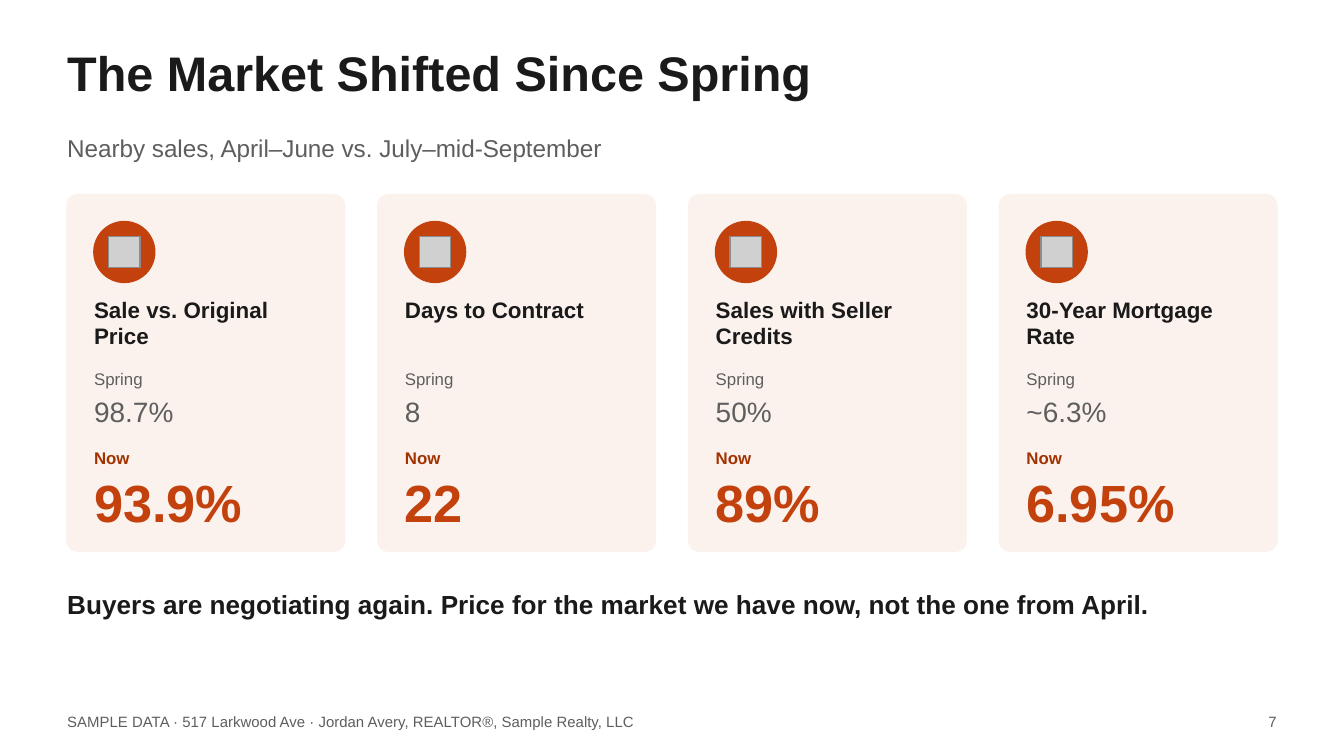
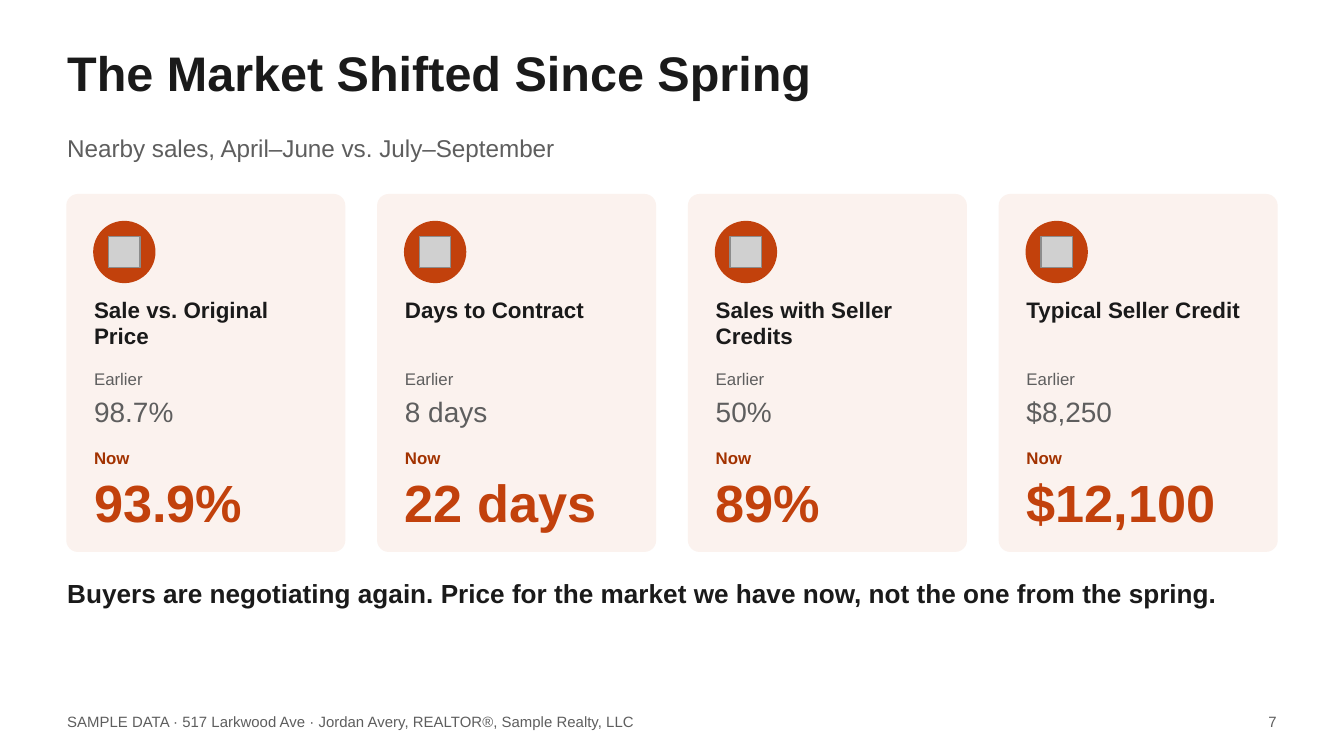
Before and after one commit to axelrivera/real-estate-skills, a slide deck: slide 7 of samples/seller-cma/517-Larkwood-Ave-Listing-Presentation.pptx. Drawn at 1344x756 pixels with LibreOffice and Linux fonts; fonts in the diff are those of the drawing; grey boxes stand for pictures. Boxes give left, top, right and bottom in pixels: in the first picture for what was removed or moved away, otherwise in the second. Text is boxed around its words. In the diff, an @@ line names an element or a change of style, - is before the commit and + after.

```diff
--- a/samples/seller-cma/517-Larkwood-Ave-Listing-Presentation.pptx
+++ b/samples/seller-cma/517-Larkwood-Ave-Listing-Presentation.pptx
@@ text at (67, 139, 554, 162): text changed @@
-Nearby sales, April–June vs. July–mid-September
+Nearby sales, April–June vs. July–September
@@ text at (1026, 301, 1240, 323): text changed @@
-30-Year Mortgage Rate
+Typical Seller Credit
@@ text at (94, 373, 143, 385): text changed @@
-Spring
+Earlier
@@ text at (405, 373, 454, 385): text changed @@
-Spring
+Earlier
@@ text at (716, 373, 765, 385): text changed @@
-Spring
+Earlier
@@ text at (1026, 373, 1075, 385): text changed @@
-Spring
+Earlier
@@ text at (405, 401, 487, 427): text changed @@
-8
+8 days
@@ text at (1026, 401, 1112, 426): text changed @@
-~6.3%
+$8,250
@@ text at (405, 484, 596, 532): text changed @@
-22
+22 days
@@ text at (1026, 483, 1215, 530): text changed @@
-6.95%
+$12,100
@@ text at (67, 584, 1216, 609): text changed @@
-Buyers are negotiating again. Price for the market we have now, not the one from April.
+Buyers are negotiating again. Price for the market we have now, not the one from the spring.
```
Also in this commit, not shown: 13 other slides changed, 49 other files.
